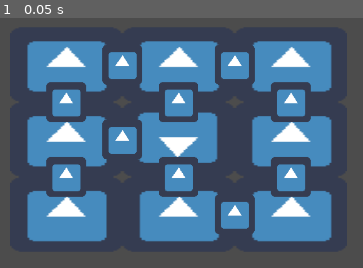
Above: before the commit, frame 1.
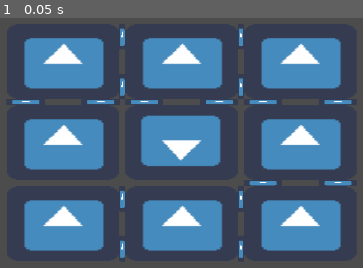
Above: after the commit, the same moment.

Repository: ko-redtruck/arctic-nightmare
Game: Godot game, scene res://scenes/Game.tscn
Same seed, same stepped clock (60 frames per second), same inputs: the game is played once before the commit and once after it. The engine's default icon, where the game draws it, is replaced by a stand-in: a white triangle on a blue panel in a dark square.
Inputs:
- Up to frame 1 (0.05 s): no input

The runs differ from the first frame. In frame 1, 29% of the frame differs, in the area x 3-97%, y 4-96%.

Commit message:
added horizontal and vertical doors

Diff:
--- /dev/null
+++ b/scenes/HorizontalWallWithDoor.tscn
@@ -0,0 +1,15 @@
+[gd_scene load_steps=2 format=2]
+
+[ext_resource path="res://icon.png" type="Texture" id=1]
+
+[node name="HorizontalWallWithDoor" type="Node2D"]
+
+[node name="Sprite" type="Sprite" parent="."]
+position = Vector2( -3, 0 )
+scale = Vector2( 0.048, 0.008 )
+texture = ExtResource( 1 )
+
+[node name="Sprite2" type="Sprite" parent="."]
+position = Vector2( 3, 0 )
+scale = Vector2( 0.048, 0.008 )
+texture = ExtResource( 1 )
--- a/scenes/House.gd
+++ b/scenes/House.gd
@@ -1,6 +1,7 @@
 extends Node2D
 
 export var room_size = Vector2(9, 6)
+export var wall_thickness = .5
 
 var rooms = [
 	preload("res://scenes/rooms/Kitchen.tscn"),
@@ -23,16 +24,20 @@
 	rooms.shuffle()
 
 	# instanciated_rooms = []
-	var position = -room_size
+	# var position = -room_size
+	var i = 0
 	for room in rooms:
+		var position = index_to_vec(i)
+
 		var instance = room.instance()
 		instance.position = position
 		add_child(instance)
+		i+=1
 
-		position.x += room_size.x
-		if position.x > room_size.x:
-			position.x = -room_size.x
-			position.y += room_size.y
+		#position.x += room_size.x + wall_thickness
+		#if position.x > room_size.x:
+		#	position.x = -room_size.x
+		#	position.y += room_size.y + wall_thickness
 
 	# place doors procedurally
 	var room_connections = dfs()
@@ -41,9 +46,17 @@
 		var v1 = index_to_vec(connection[0])
 		var v2 = index_to_vec(connection[1])
 		var wall_center = (v1 + v2)/2
-		var wall = load('res://scenes/TempWallConnector.tscn').instance()
+
+		var is_horizontal = abs(connection[0] - connection[1]) == 1
+
+		var wall
+		if !is_horizontal:
+			wall = load('res://scenes/HorizontalWallWithDoor.tscn').instance()
+		else:
+			wall = load('res://scenes/VerticalWallWithDoor.tscn').instance()
+
 		wall.position = wall_center
-		wall.set_name("WallConnector" + str(connection[0], connection[1]))
+		wall.set_name("WallWithDoor" + str(connection[0], "-", connection[1]))
 		# print(connection)
 		# print(v1)
 		# print(v2)
@@ -64,24 +77,23 @@
 		# print(done_list)
 
 		up_next_list.shuffle()
-		var t = up_next_list.pop_front()
+		var selected_room = up_next_list.pop_front()
 
-		var add_next = neighbours_in_bounds(t)
+		var neighbours = neighbours_in_bounds(selected_room)
+		var add_next = []
 
 		# filter already done
-		for i in add_next:
-			if done_list.has(i) or up_next_list.has(i):
-				add_next.erase(i)
+		for neighbour in neighbours:
+			if !(done_list.has(neighbour) or up_next_list.has(neighbour)):
+				add_next.push_back(neighbour)
 
 		# add edges
-		for i in add_next:
-			edge_list.push_back([t, i])
+		for node in add_next:
+			edge_list.push_back([selected_room, node])
 
 		up_next_list.append_array(add_next)
 
-		done_list.push_back(t)
-
-	print("TODO")
+		done_list.push_back(selected_room)
 
 	return edge_list
 
@@ -102,4 +114,4 @@
 	return neighbours
 
 func index_to_vec(index):
-	return Vector2((index % 3) - 0.5, int(index / 3) - 0.5) * Vector2(9, 6) - Vector2(4.5, 3)
+	return Vector2((index % 3) - 0.5, int(index / 3) - 0.5) * (Vector2(9, 6) + Vector2(wall_thickness, wall_thickness)) - Vector2(4.5, 3)
--- /dev/null
+++ b/scenes/VerticalWallWithDoor.tscn
@@ -0,0 +1,15 @@
+[gd_scene load_steps=2 format=2]
+
+[ext_resource path="res://icon.png" type="Texture" id=1]
+
+[node name="VerticalWallWithDoor" type="Node2D"]
+
+[node name="Sprite" type="Sprite" parent="."]
+position = Vector2( 0, -2 )
+scale = Vector2( 0.008, 0.032 )
+texture = ExtResource( 1 )
+
+[node name="Sprite2" type="Sprite" parent="."]
+position = Vector2( 0, 2 )
+scale = Vector2( 0.008, 0.032 )
+texture = ExtResource( 1 )
Not shown, added: assets/props/wardrobe.png.import
